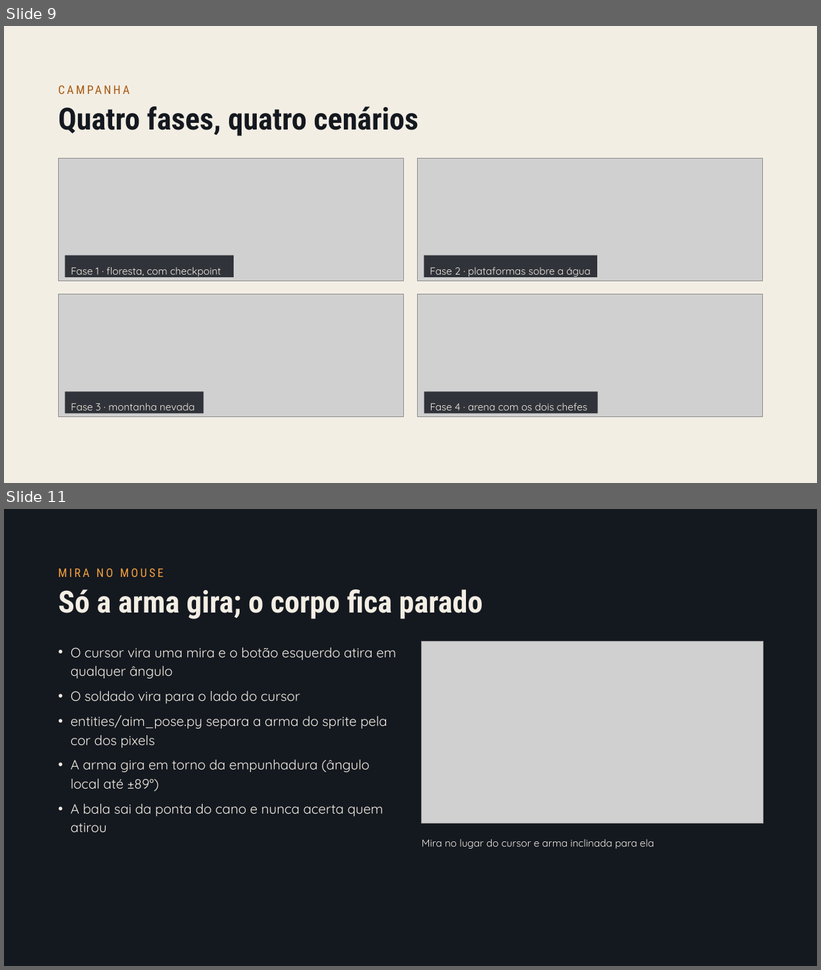
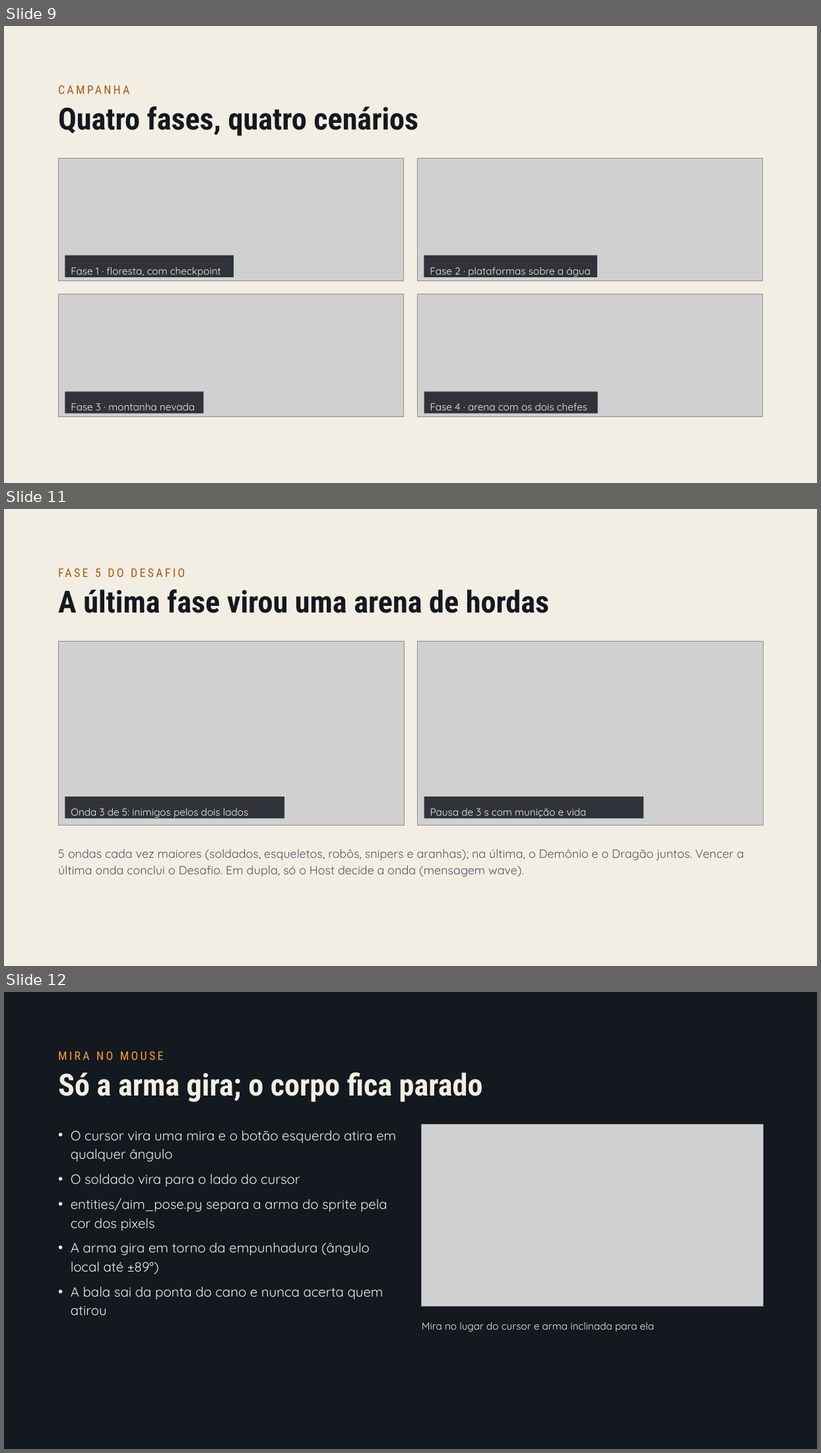
Before and after one commit to pedromota05/TrabalhoTACIII-PyShooter, a slide deck: docs/apresentacao/2026-11-22_slides-pyshooter_v3.pptx. Shown one above the other, each under a label of ours: slides 9 and 11 before the commit, slides 9, 11 and 12 after it; the slides between them are not shown. The pictures are 821x970 and 821x1453 pixels, drawn with LibreOffice and Linux fonts; fonts in the diff are those of the drawing; grey boxes stand for pictures. Boxes give left, top, right and bottom in pixels: in the first picture for what was removed or moved away, otherwise in the second. Text is boxed around its words. In the diff, an @@ line names an element or a change of style, - is before the commit and + after.

Commit message:
docs: GDD, slides v3 e guia de estudo com golpe, caixas, aranhas, hordas, tela cheia e músicas

```diff
--- a/docs/apresentacao/2026-11-22_slides-pyshooter_v3.pptx
+++ b/docs/apresentacao/2026-11-22_slides-pyshooter_v3.pptx
@@ slide 11 added at bbox=[4, 509, 817, 966], background #F3EEE4 @@
@@ text added at bbox=[95, 568, 101, 577], 14 pt, text #A85A12 @@
+FASE 5 DO DESAFIO
@@ title added at bbox=[58, 590, 549, 613], 36 pt, text #14181F, bold @@
+A última fase virou uma arena de hordas
@@ picture added at bbox=[58, 642, 404, 826] @@
@@ picture added at bbox=[418, 642, 764, 826] @@
@@ rectangle added at bbox=[65, 797, 284, 819], fill #14181F at 85% opacity, 12 pt, text #F3EEE4 @@
+Onda 3 de 5: inimigos pelos dois lados
@@ rectangle added at bbox=[424, 797, 644, 819], fill #14181F at 85% opacity, 12 pt, text #F3EEE4 @@
+Pausa de 3 s com munição e vida
@@ text added at bbox=[58, 850, 745, 877], 14 pt, text #4B5563 @@
+5 ondas cada vez maiores (soldados, esqueletos, robôs, snipers e aranhas); na última, o Demônio e o Dragão juntos. Vencer a última onda conclui o Desafio. Em dupla, só o Host decide a onda (mensagem wave).
@@ what was slide 11 is now slide 12 @@
```
Also in this commit, not shown: 3 slides changed, 2 other slides added, 1 slide removed, 12 other files.
